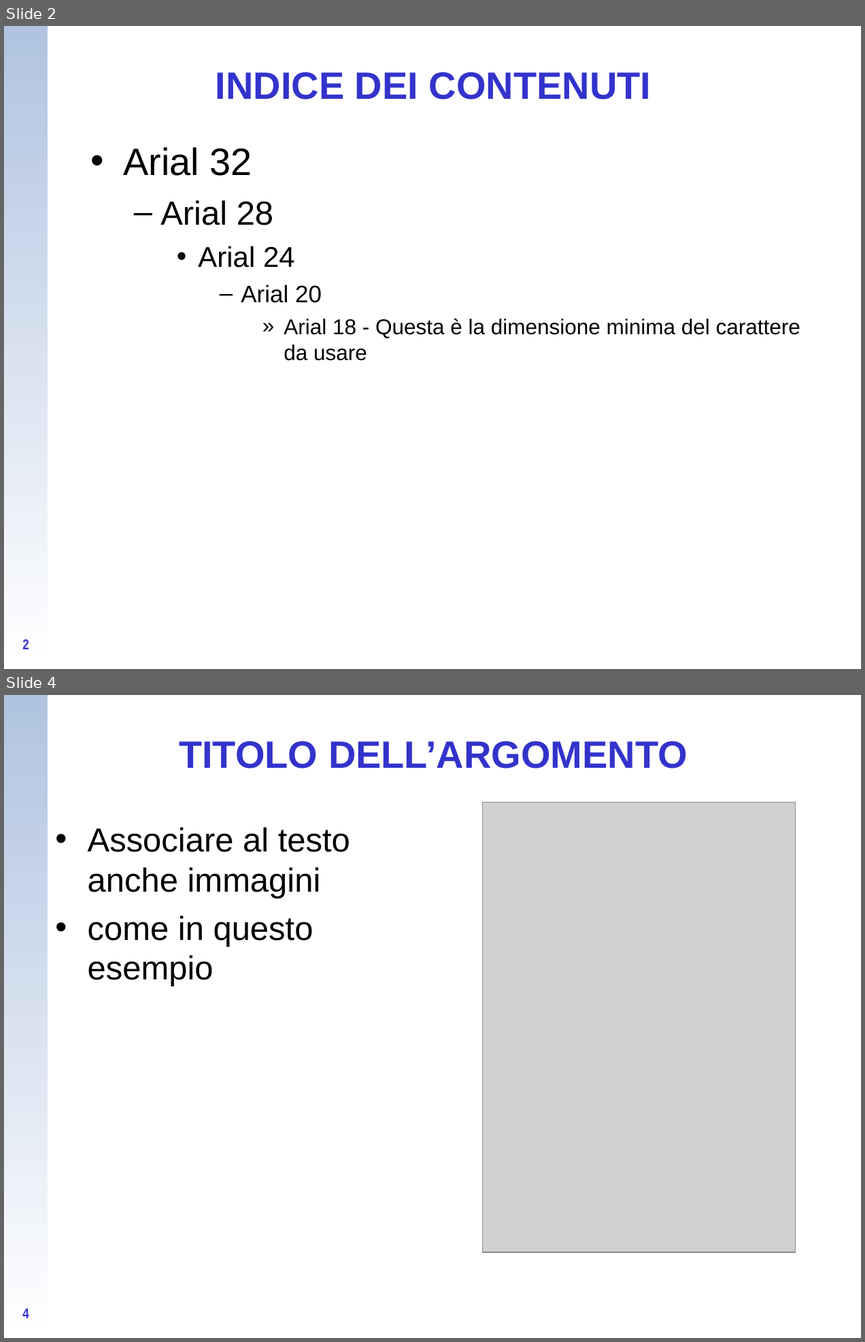
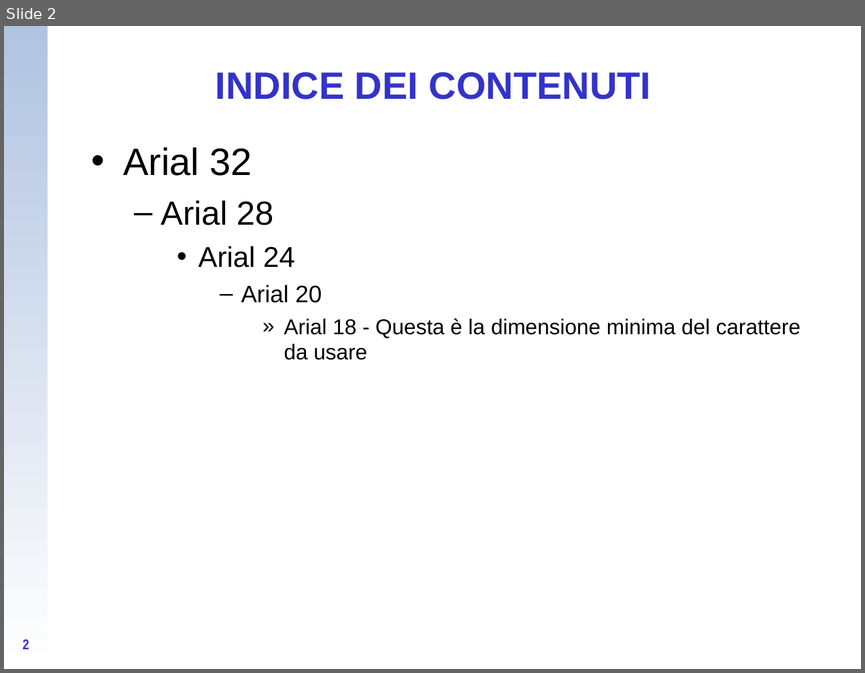
Before and after one commit to CampelloManuel/progetto-esame, a slide deck: tesina/Presentazione_tipo_Energia (te ne ho salvata una copia fusco, sei libero di usarla).ppt. Shown one above the other, each under a label of ours: slides 2 and 4 before the commit, slide 2 after it; the slides between them are not shown. The pictures are 865x1342 and 865x673 pixels, drawn with LibreOffice and Linux fonts; fonts in the diff are those of the drawing; grey boxes stand for pictures; background and template pictures are left out. Boxes give left, top, right and bottom in pixels: in the first picture for what was removed or moved away, otherwise in the second. Text is boxed around its words. In the diff, an @@ line names an element or a change of style, - is before the commit and + after.

```diff
--- a/tesina/Presentazione_tipo_Energia (te ne ho salvata una copia fusco, sei libero di usarla).ppt
+++ b/tesina/Presentazione_tipo_Energia (te ne ho salvata una copia fusco, sei libero di usarla).ppt
@@ slide 4 removed at box(4, 695, 861, 1338), background #FFFFFF; not listed: 1 template element that a slide beside it also shows @@
@@ title removed at box(179, 741, 687, 768) @@
-TITOLO DELL’ARGOMENTO
@@ picture removed at box(482, 802, 795, 1252) @@
@@ text removed at box(88, 827, 350, 987) @@
-• Associare al testo anche immagini
-• come in questo esempio
@@ page number removed at box(22, 1308, 29, 1318) @@
-4
```
Also in this commit, not shown: 1 slide changed, 7 slides added, 1 other slide removed, 3 other files.
